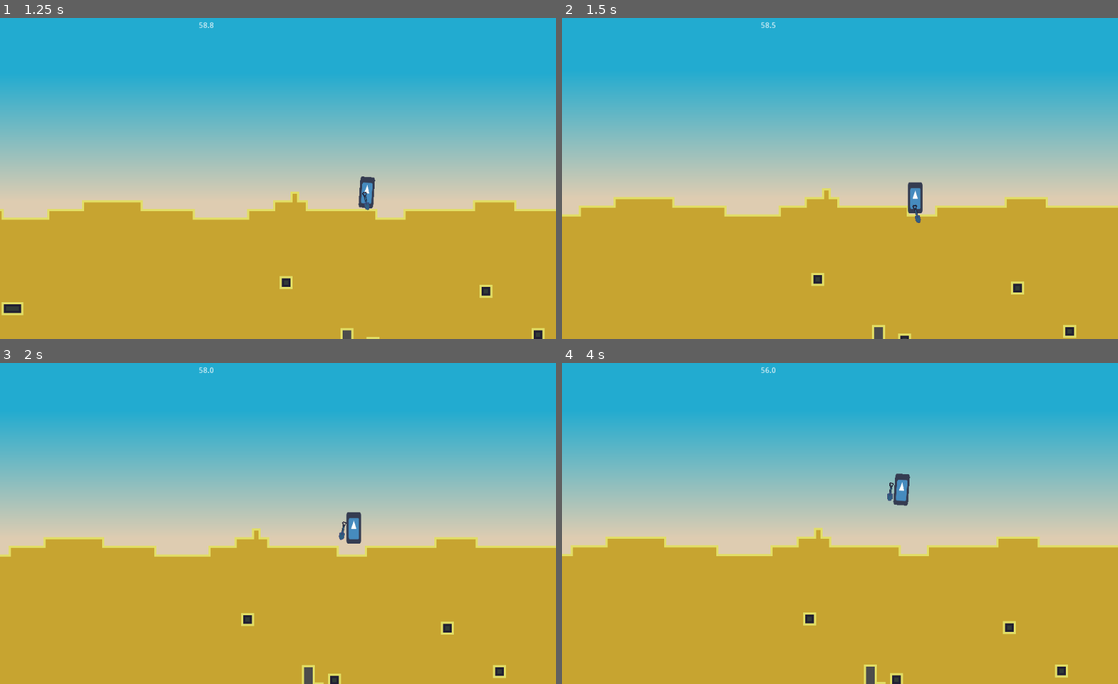
Above: before the commit, frames 1-4 (two rows, left to right).
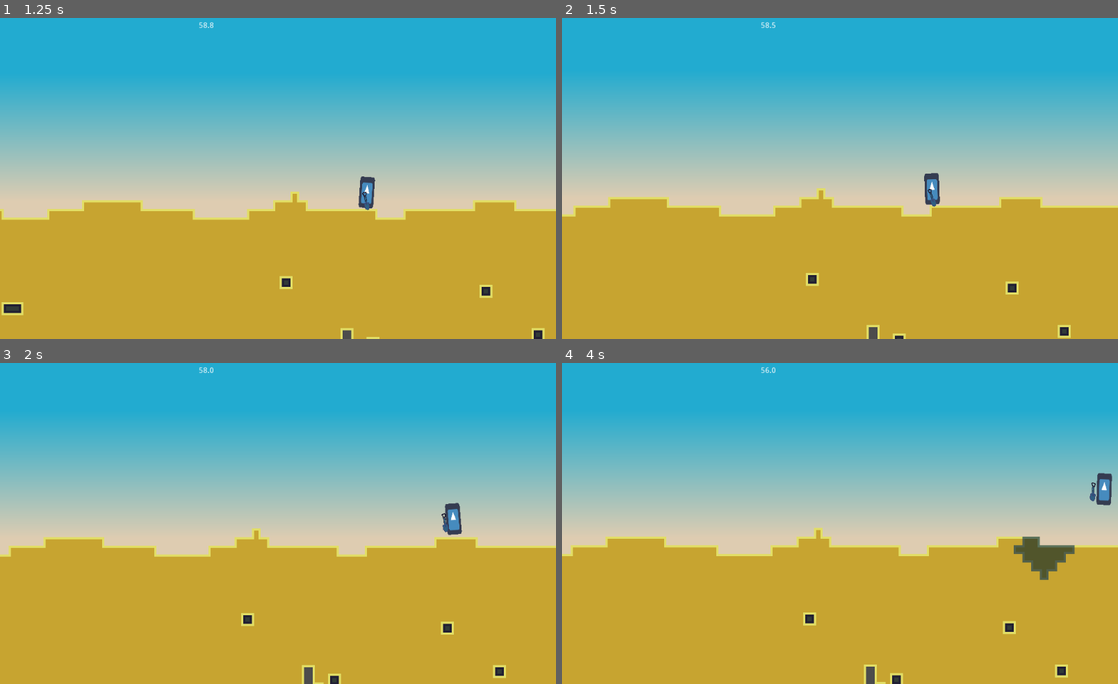
Above: after the commit, the same moments.

Repository: Eptwalabha/ld48
Game: Godot game, scene res://scenes/levels/map/CompetitionLevel.tscn
Same seed, same stepped clock (60 frames per second), same inputs: the game is played once before the commit and once after it. The engine's default icon, where the game draws it, is replaced by a stand-in: a white triangle on a blue panel in a dark square.
Inputs (mouse positions are in pixels of both pictures, inside the frame that each line leads up to):
- Up to frame 1 (1.25 s): tap Enter at 0.5 s; move the mouse to (400, 159) at 0.52 s; hold Right (move_right) from 0.53 s (still down); hold E (action) from 0.53 s (still down); tap Space (move_jump) at 0.77 s
- Up to frame 2 (1.5 s): keep holding Right (move_right); move the mouse to (728, 191) at 1.27 s; release E (action) at 1.28 s; tap E (action) at 1.35 s
- Up to frame 3 (2 s): keep holding Right (move_right); tap Space (move_jump) at 1.52 s
- Up to frame 4 (4 s): move the mouse to (895, 449) at 2.02 s; release Right (move_right) at 2.03 s; hold Left (move_left) 2.03-2.78 s; hold E (action) 2.03-2.78 s; move the mouse to (812, 587) at 2.77 s; hold Right (move_right) from 2.78 s (still down); tap E (action) at 2.85 s; tap Space (move_jump) at 3.02, 3.77 s; move the mouse to (1006, 571) at 3.52 s; hold E (action) from 3.53 s (still down)

Frame 1 is identical in both runs. In frame 2, 1.6% of the frame differs, in the area x 2-93%, y 48-100%; in frame 3, 0.6%; in frame 4, 1.4%.

Commit message:
add action cursor

Diff:
--- a/project.godot
+++ b/project.godot
@@ -23,6 +23,11 @@
 "class": "Bucket",
 "language": "GDScript",
 "path": "res://scenes/player/tools/Bucket.gd"
+}, {
+"base": "Node2D",
+"class": "Cursor",
+"language": "GDScript",
+"path": "res://scenes/player/Cursor.gd"
 }, {
 "base": "PlayerTool",
 "class": "Explosive",
@@ -68,6 +73,7 @@
 "BaseTilemap": "",
 "BlockSelector": "",
 "Bucket": "",
+"Cursor": "",
 "Explosive": "",
 "Grenade": "",
 "Level": "",
--- a/scenes/game-autoload.gd
+++ b/scenes/game-autoload.gd
@@ -25,7 +25,7 @@
 
 var player_money = 0
 var player_tools = {
-	"shovel": TOOL_QUALITY.BASIC,
+	"shovel": TOOL_QUALITY.SUPER,
 	"bucket": TOOL_QUALITY.BASIC,
 	"explosive": 100
 }
--- a/scenes/levels/map/CompetitionLevel.gd
+++ b/scenes/levels/map/CompetitionLevel.gd
@@ -13,6 +13,7 @@
 onready var game_timer: Timer = $GameTimer
 var sec_start: int = 4
 var game_start: bool = false
+var cursor_last_cell_index = null
 
 func _ready() -> void:
 	set_camera_limit(-400, 1800, 16, 1264)
@@ -45,9 +46,25 @@
 	update_timer_label()
 
 	if Input.is_action_just_pressed("action"):
-		player.action_start(get_global_mouse_position())
+		player.action_start(get_global_mouse_position(), cursor_last_cell_index)
 	if Input.is_action_just_released("action"):
-		player.action_end(get_global_mouse_position())
+		player.action_end(get_global_mouse_position(), cursor_last_cell_index)
+	update_player_reach()
+
+func update_player_reach() -> void:
+	if player.is_map_reach_colliding():
+		var collider = player.get_map_reach_collider()
+		update_cursor(collider)
+	else:
+		cursor_last_cell_index = null
+
+func update_cursor(collider) -> void:
+	var position = player.get_map_reach_collider_point()
+	var cell_index = map.world_to_map(position)
+	if cursor_last_cell_index != cell_index:
+		cursor_last_cell_index = cell_index
+		var blocks = map.get_blocks(cell_index, player.current_tool.radius, player.current_tool.filter)
+		map.update_cursor(blocks)
 
 func update_timer_label() -> void:
 	game_timer_label.text = "%.1f" % game_timer.time_left
@@ -78,9 +95,10 @@
 	game_start = false
 	can_control_player = false
 
-func _on_Player_throw_dirt_shovel(position: Vector2, direction: Vector2, shovel: Shovel):
+func _on_Player_throw_dirt_shovel(cell: Vector2, direction: Vector2, shovel: Shovel):
 	player.dig()
-	var blocks = map.get_blocks(position, shovel.radius, shovel.filter)
+	map.hide_cursor()
+	var blocks = map.get_blocks(cell, shovel.radius, shovel.filter)
 	var throw_position: Vector2 = player.throw_position.global_position
 	var blocks_to_spawn = []
 	for block in blocks:
--- a/scenes/levels/tilemaps/BaseTilemap.gd
+++ b/scenes/levels/tilemaps/BaseTilemap.gd
@@ -1,4 +1,12 @@
 class_name BaseTilemap extends TileMap
+
+onready var cursor: Cursor = $Cursor
+
+func hide_cursor() -> void:
+	cursor.update_blocks([])
+
+func update_cursor(blocks: Array) -> void:
+	cursor.update_blocks(blocks)
 
 func solidify_block(block) -> void:
 	solidify_block_at(block.global_position, block.type)
@@ -25,15 +33,14 @@
 			if i < limit:
 				_set_tile(cell_index.x, cell_index.y - i, type)
 
-func get_blocks(position: Vector2, radius: float, filter: Array) -> Array:
-	var p = world_to_map(position)
+func get_blocks(cell_index: Vector2, radius: float, filter: Array) -> Array:
 	var list = []
 	for x in range(-radius, radius + 1):
 		for y in range(-radius, radius + 1):
 			var d = Vector2(x, y)
 			if float(abs(d.x) + abs(d.y)) >= radius:
 				continue
-			var p2 = p + d
+			var p2 = cell_index + d
 			var m = get_cellv(p2)
 			if filter.has(m):
 				list.push_back(p2)
--- a/scenes/levels/tilemaps/BaseTilemap.tscn
+++ b/scenes/levels/tilemaps/BaseTilemap.tscn
@@ -1,7 +1,8 @@
-[gd_scene load_steps=3 format=2]
+[gd_scene load_steps=4 format=2]
 
 [ext_resource path="res://assets/ressources/tileset-block.tres" type="TileSet" id=1]
 [ext_resource path="res://scenes/levels/tilemaps/BaseTilemap.gd" type="Script" id=2]
+[ext_resource path="res://scenes/player/Cursor.tscn" type="PackedScene" id=3]
 
 [node name="BaseTilemap" type="TileMap"]
 tile_set = ExtResource( 1 )
@@ -11,3 +12,5 @@
 collision_mask = 0
 format = 1
 script = ExtResource( 2 )
+
+[node name="Cursor" parent="." instance=ExtResource( 3 )]
--- /dev/null
+++ b/scenes/player/Cursor.gd
@@ -0,0 +1,7 @@
+class_name Cursor extends Node2D
+
+func update_blocks(blocks: Array) -> void:
+	$TileMap.clear()
+	for block in blocks:
+		$TileMap.set_cellv(block, GameAutoload.BLOCK_TYPE.SAND)
+		$TileMap.update_bitmask_area(block)
--- /dev/null
+++ b/scenes/player/Cursor.tscn
@@ -0,0 +1,16 @@
+[gd_scene load_steps=3 format=2]
+
+[ext_resource path="res://assets/ressources/tileset-block.tres" type="TileSet" id=1]
+[ext_resource path="res://scenes/player/Cursor.gd" type="Script" id=2]
+
+[node name="Cursor" type="Node2D"]
+script = ExtResource( 2 )
+
+[node name="TileMap" type="TileMap" parent="."]
+modulate = Color( 0.129412, 0.290196, 0.835294, 0.682353 )
+tile_set = ExtResource( 1 )
+cell_size = Vector2( 16, 16 )
+collision_layer = 0
+collision_mask = 0
+occluder_light_mask = 0
+format = 1
--- a/scenes/player/Player.gd
+++ b/scenes/player/Player.gd
@@ -82,6 +82,18 @@
 func get_tool() -> int:
 	return 0
 
+func update_map_reach_collider() -> void:
+	$MapReach.rotation = $MapReach.global_position.angle_to_point(get_global_mouse_position())
+
+func get_map_reach_collider() -> Object:
+	return $MapReach.get_collider()
+
+func get_map_reach_collider_point() -> Vector2:
+	return $MapReach.get_collision_point()
+
+func is_map_reach_colliding() -> bool:
+	return $MapReach.is_colliding()
+
 func process(_delat: float) -> void:
 	if Input.is_action_just_pressed("move_left"):
 		pivot_left(true)
@@ -95,16 +107,15 @@
 
 	action_move_left = Input.is_action_pressed("move_left")
 	action_move_right = Input.is_action_pressed("move_right")
-
+	update_map_reach_collider()
 
 func pivot_left(left: bool) -> void:
 	var s: float = -1.0 if left else 1.0
 	$Pivot.scale.x = s
 
+# TODO remove
 func get_throw_vectors() -> Array:
-	var p = $Pivot/Dirt.global_position
-	var d = $Pivot/Dirt/Throw.global_position - p
-	return [p, d.normalized() * 800]
+	return []
 
 func is_digging() -> bool:
 	return state_machine.get_current_node() == "dig"
@@ -150,17 +161,17 @@
 func is_realy_on_floor() -> bool:
 	return is_on_floor() or $FloorL.is_colliding() or $FloorM.is_colliding() or $FloorR.is_colliding()
 
-func action_start(mouse: Vector2) -> void:
+func action_start(mouse: Vector2, cell) -> void:
 	if current_tool != null:
-		current_tool.action_start(mouse)
+		current_tool.action_start(mouse, cell)
 
-func action_end(mouse: Vector2) -> void:
+func action_end(mouse: Vector2, cell) -> void:
 	if current_tool != null:
-		current_tool.action_end(mouse)
+		current_tool.action_end(mouse, cell)
 
-func _on_Shovel_throw(from: Vector2, to: Vector2, force: int) -> void:
-	var direction = (to - $Pivot/Dirt/Throw.global_position).normalized() * force
-	emit_signal("throw_dirt_shovel", from, direction, shovel)
+func _on_Shovel_throw(cell: Vector2, end_drag: Vector2, force: int) -> void:
+	var direction = (end_drag - throw_position.global_position).normalized() * force
+	emit_signal("throw_dirt_shovel", cell, direction, shovel)
 
 func _on_Bucket_fill(position: Vector2, capacity) -> void:
 	emit_signal("fill_bucket", position, capacity, bucket)
--- a/scenes/player/Player.tscn
+++ b/scenes/player/Player.tscn
@@ -252,9 +252,6 @@
 [node name="Dirt" type="Position2D" parent="Pivot"]
 position = Vector2( 5, -32 )
 
-[node name="Throw" type="Position2D" parent="Pivot/Dirt"]
-position = Vector2( 35, -19.25 )
-
 [node name="SpadePivot" type="Node2D" parent="Pivot"]
 position = Vector2( -2.75, -21.5 )
 __meta__ = {
@@ -296,6 +293,13 @@
 position = Vector2( 8, 0 )
 enabled = true
 cast_to = Vector2( 0, 16 )
+collision_mask = 2
+
+[node name="MapReach" type="RayCast2D" parent="."]
+position = Vector2( 0, -32 )
+enabled = true
+exclude_parent = false
+cast_to = Vector2( -80, 0 )
 collision_mask = 2
 
 [node name="AnimationPlayer" type="AnimationPlayer" parent="."]
--- a/scenes/player/tools/Bucket.gd
+++ b/scenes/player/tools/Bucket.gd
@@ -5,15 +5,13 @@
 
 var cooldown: bool = false
 
-var filter: Array = []
-var radius: float = 0.0
 var reach: float = 5.0
 
 var blocks: Array = []
 var capacity: int = 10
 
 func initialize(quality: int) -> void:
-	filter = get_block_filters(quality)
+	.initialize(quality)
 	radius = _block_radius(quality)
 	capacity = _block_capacity(quality)
 
@@ -40,7 +38,7 @@
 		QUALITY.SUPER: return 12
 		_: return 2
 
-func action_start(mouse: Vector2) -> void:
+func action_start(mouse: Vector2, _cell) -> void:
 	if cooldown:
 		return
 	$Cooldown.start()
--- a/scenes/player/tools/Explosive.gd
+++ b/scenes/player/tools/Explosive.gd
@@ -4,17 +4,17 @@
 
 var start_position: Vector2 = Vector2.ZERO
 var amount: int = 0
-var filter: Array = []
 
 func initialize(the_amount: int) -> void:
-	filter = get_block_filters(GameAutoload.TOOL_QUALITY.SUPER)
+	.initialize(GameAutoload.TOOL_QUALITY.SUPER)
 	amount = the_amount
+	radius = 0.0
 
-func action_start(position: Vector2) -> void:
+func action_start(position: Vector2, _cell) -> void:
 	if amount > 0:
 		start_position = position
 
-func action_end(position: Vector2) -> void:
+func action_end(position: Vector2, _cell) -> void:
 	if amount > 0:
 		amount -= 1
 		emit_signal("spawn", start_position, position, 800)
--- a/scenes/player/tools/PlayerTool.gd
+++ b/scenes/player/tools/PlayerTool.gd
@@ -3,13 +3,16 @@
 var QUALITY = GameAutoload.TOOL_QUALITY
 var BLOCK = GameAutoload.BLOCK_TYPE
 
-func initialize(_quality: int) -> void:
+var filter: Array = []
+var radius: float = 0.0
+
+func initialize(quality: int) -> void:
+	filter = get_block_filters(quality)
+
+func action_start(_position: Vector2, _cell) -> void:
 	pass
 
-func action_start(_position: Vector2) -> void:
-	pass
-
-func action_end(_position: Vector2) -> void:
+func action_end(_position: Vector2, _cell) -> void:
 	pass
 
 func get_block_filters(quality: int) -> Array:
--- a/scenes/player/tools/Shovel.gd
+++ b/scenes/player/tools/Shovel.gd
@@ -2,26 +2,30 @@
 
 signal throw(from, to, force)
 
-var filter: Array = []
-var radius: float = 1.0
 var reach: float = 5.0
+var dig_started: bool = false
 
 var start_position: Vector2 = Vector2.ZERO
+var start_cell: Vector2 = Vector2.ZERO
 
 func initialize(quality: int) -> void:
-	filter = get_block_filters(quality)
+	.initialize(quality)
 	radius = _block_radius(quality)
 
 func _block_radius(quality: int) -> float:
 	match quality:
 		QUALITY.BASIC: return 1.0
-		QUALITY.NICE: return 1.0
-		QUALITY.SUPER: return 2.0
+		QUALITY.NICE: return 2.0
+		QUALITY.SUPER: return 4.0
 		_: return 0.5
 
-func action_start(position: Vector2) -> void:
-	start_position = position
+func action_start(position: Vector2, cell) -> void:
+	if cell != null:
+		dig_started = true
+		start_position = position
+		start_cell = cell
 
-func action_end(position: Vector2) -> void:
-	if (start_position - position).length() > 16:
-		emit_signal("throw", start_position, position, 800)
+func action_end(position: Vector2, _cell) -> void:
+	if (position - start_position).length() > 16 and dig_started:
+		dig_started = false
+		emit_signal("throw", start_cell, position, 800)
